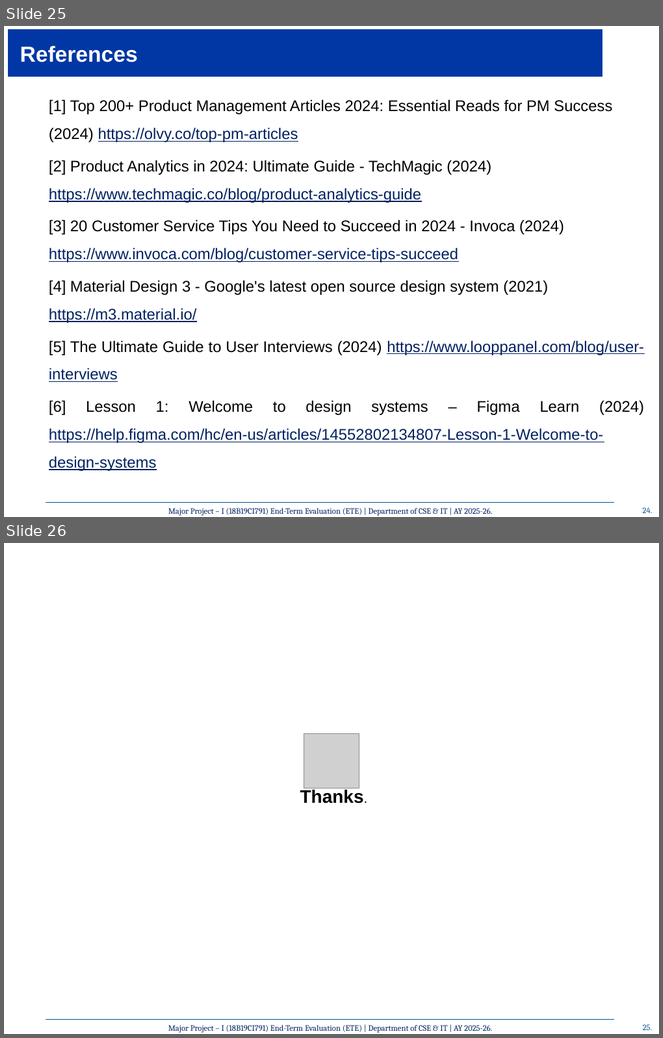
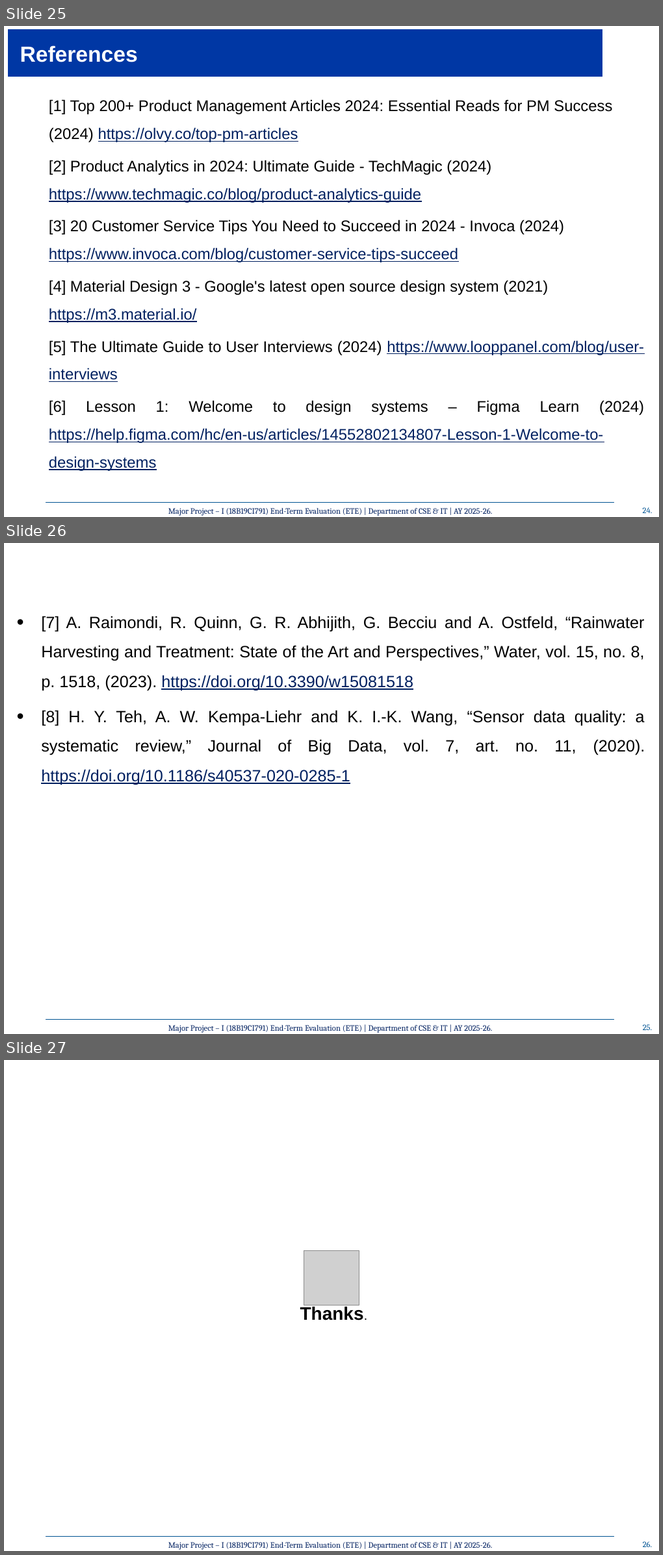
Before and after one commit to saurav2208/MP_IG21, a slide deck: Presentation/IG21.pptx. Shown one above the other, each under a label of ours: slides 25 and 26 before the commit, slides 25, 26 and 27 after it. The pictures are 663x1038 and 663x1555 pixels, drawn with LibreOffice and Linux fonts; fonts in the diff are those of the drawing; grey boxes stand for pictures; background and template pictures are left out. Boxes give left, top, right and bottom in pixels: in the first picture for what was removed or moved away, otherwise in the second. Text is boxed around its words. In the diff, an @@ line names an element or a change of style, - is before the commit and + after.

```diff
--- a/Presentation/IG21.pptx
+++ b/Presentation/IG21.pptx
@@ slide 26 added at box(4, 543, 659, 1034), background #FFFFFF; not listed: 3 template elements that a slide beside it also shows @@
@@ text added at box(41, 616, 646, 785), 18 pt, text #000000 @@
+• [7] A. Raimondi, R. Quinn, G. R. Abhijith, G. Becciu and A. Ostfeld, “Rainwater Harvesting and Treatment: State of the Art and Perspectives,” Water, vol. 15, no. 8, p. 1518, (2023). https://doi.org/10.3390/w15081518
+• [8] H. Y. Teh, A. W. Kempa-Liehr and K. I.-K. Wang, “Sensor data quality: a systematic review,” Journal of Big Data, vol. 7, art. no. 11, (2020). https://doi.org/10.1186/s40537-020-0285-1
@@ what was slide 26 is now slide 27 @@
@@ page number at box(643, 1542, 652, 1548): text changed @@
-25.
+26.
```
Also in this commit, not shown: 2 slides changed.
